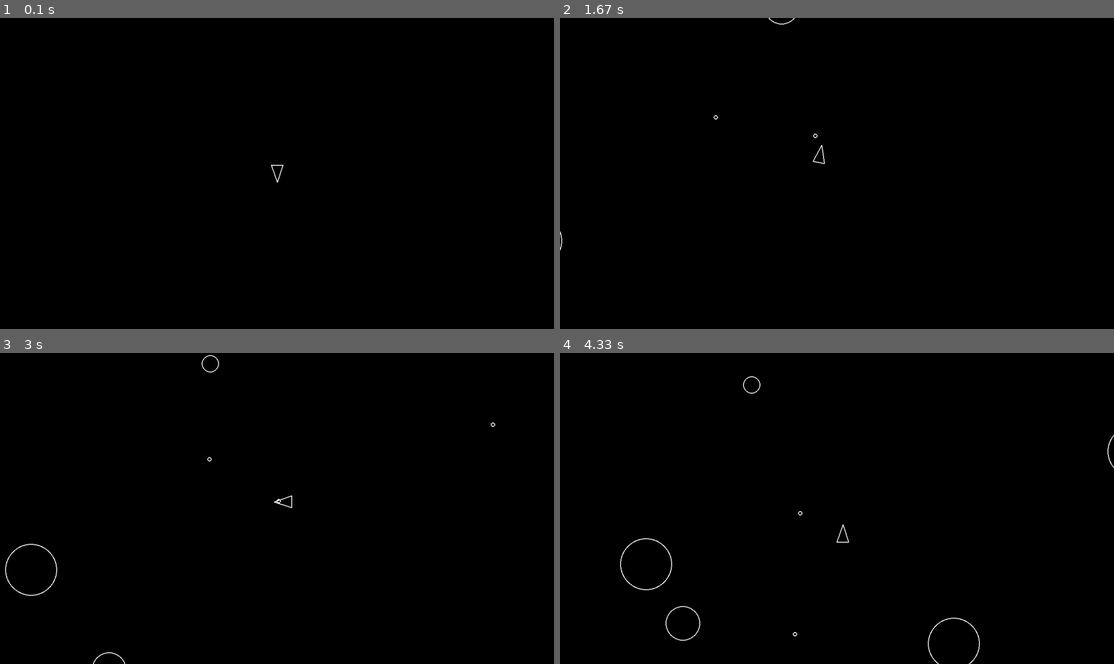
Above: before the commit, frames 1-4 (two rows, left to right).
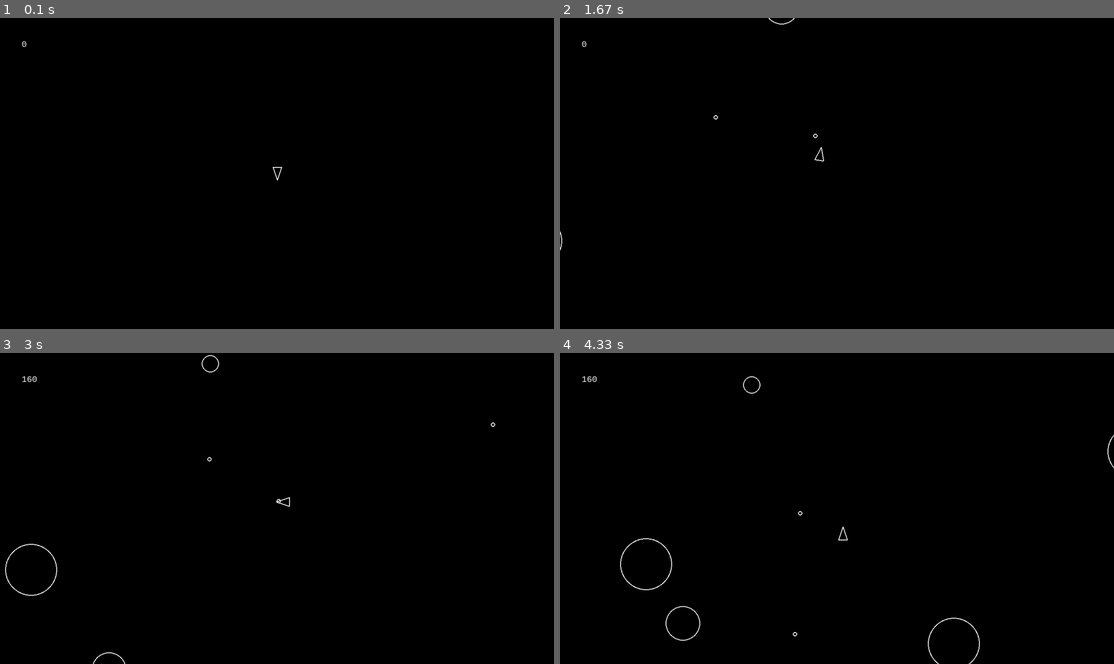
Above: after the commit, the same moments.

Repository: rue-bee-mae/pygame-asteroids
Game: pygame game, started from main.py
Two runs of this game, one before a commit and one after it. Both use one fixed random seed, a clock stepped at 60 frames per second and the inputs below.
Inputs:
- Up to frame 1 (0.1 s): no input
- Up to frame 2 (1.67 s): tap Space at 0.33, 0.73, 1.03, 1.23, 1.57 s; hold D 0.67-1.13 s; hold W 1.17-1.47 s; hold D from 1.5 s (still down)
- Up to frame 3 (3 s): tap Space at 1.87, 2.07, 2.37, 2.63, 2.97 s; release D at 1.97 s; hold A 2-2.53 s; hold S 2.57-2.87 s; hold A from 2.9 s (still down)
- Up to frame 4 (4.33 s): tap Space at 3.27, 3.4, 3.8, 4.1 s; release A at 3.3 s; hold W 3.33-3.7 s; hold D from 3.73 s (still down)

The runs differ from the first frame. In frame 1, less than 0.1% of the frame differs, in the area x 3-52%, y 7-53%; in frame 2, less than 0.1%; in frame 3, less than 0.1%, in the area x 4-53%, y 7-50%; in frame 4, less than 0.1%.

Commit message:
add scoring system

Diff:
--- a/asteroid.py
+++ b/asteroid.py
@@ -1,5 +1,5 @@
 from circleshape import CircleShape
-from constants import LINE_WIDTH, ASTEROID_MIN_RADIUS
+from constants import LINE_WIDTH, ASTEROID_MIN_RADIUS, MIN_SCORE, AVG_SCORE, MAX_SCORE, ASTEROID_MAX_RADIUS
 
 import pygame
 import random
@@ -25,8 +25,10 @@
 
     def split(self):
         self.kill()
+        # smallest asteroid size
         if self.radius <= ASTEROID_MIN_RADIUS:
-            return
+            return MAX_SCORE
+
         log_event("asteroid_split")
 
         split_angle = random.uniform(20, 50)
@@ -38,3 +40,8 @@
         asteroid_two = Asteroid(self.position[0], self.position[1], new_radius)
         asteroid_one.velocity = angle_one * 1.2
         asteroid_two.velocity = angle_two * 1.2
+
+        if self.radius == ASTEROID_MAX_RADIUS:
+            return MIN_SCORE
+        else:
+            return AVG_SCORE
--- a/constants.py
+++ b/constants.py
@@ -1,6 +1,6 @@
 SCREEN_WIDTH = 1280
 SCREEN_HEIGHT = 720
-PLAYER_RADIUS = 20
+PLAYER_RADIUS = 15
 LINE_WIDTH = 2
 PLAYER_TURN_SPEED = 300
 PLAYER_SPEED = 200
@@ -11,3 +11,8 @@
 SHOT_RADIUS = 5
 PLAYER_SHOOT_SPEED = 500
 PLAYER_SHOOT_COOLDOWN_SECONDS = 0.3
+FONT = "andalemono"
+FONT_SIZE = 20
+MIN_SCORE = 20
+MAX_SCORE = 100
+AVG_SCORE = (MIN_SCORE + MAX_SCORE) // 2
--- a/main.py
+++ b/main.py
@@ -3,10 +3,11 @@
 
 from asteroid import Asteroid
 from asteroidfield import AsteroidField
-from constants import SCREEN_WIDTH, SCREEN_HEIGHT
+from constants import SCREEN_WIDTH, SCREEN_HEIGHT, FONT, FONT_SIZE
 from logger import log_state, log_event
 from player import Player
 from shot import Shot
+from score import Score
 
 
 def main():
@@ -23,6 +24,11 @@
     drawable = pygame.sprite.Group()
     asteroids = pygame.sprite.Group()
     shots = pygame.sprite.Group()
+    text = pygame.sprite.Group()
+
+    # set upscore
+    Score.containers = text
+    score = Score(FONT, FONT_SIZE)
 
     # set up shots
     Shot.containers = (updatable, drawable, shots)
@@ -38,7 +44,7 @@
     Player.containers = (updatable, drawable)
     player = Player(SCREEN_WIDTH / 2, SCREEN_HEIGHT / 2)
 
-    # print game start message
+    # print game start message to console
     print(f"Starting Asteroids with pygame version: {pygame.version.ver}")
     print(f"Screen width: {SCREEN_WIDTH}")
     print(f"Screen height: {SCREEN_HEIGHT}")
@@ -50,9 +56,11 @@
             if event.type == pygame.QUIT:  # quit when user hits the quit button on pygame window
                 return
 
+        # make background black and update game objects
         screen.fill("black")
         updatable.update(dt)
 
+        # do asteroid collision checks
         for asteroid in asteroids:
             if asteroid.collides_with(player):
                 log_event("player_hit")
@@ -61,9 +69,14 @@
             for shot in shots:
                 if shot.collides_with(asteroid):
                     log_event("asteroid_shot")
-                    asteroid.split()
+                    score.change_score(asteroid.split())
                     shot.kill()
 
+        # blit score to screen
+        score_surf = score.render(score.score, True, "white")
+        screen.blit(score_surf, (50, 50))
+
+        # draw sprites to screen
         for sprite in drawable:
             sprite.draw(screen)
 
--- /dev/null
+++ b/score.py
@@ -0,0 +1,14 @@
+import pygame
+
+
+class Score:
+    def __init__(self, name, size):
+        self.font_name = name
+        self.font_size = size
+        self.score = 0
+
+    def render(self, text, antialias, color):
+        return pygame.font.SysFont(self.font_name, self.font_size).render(str(text), antialias, color)
+
+    def change_score(self, num):
+        self.score += num
Not shown, changed: README.md
